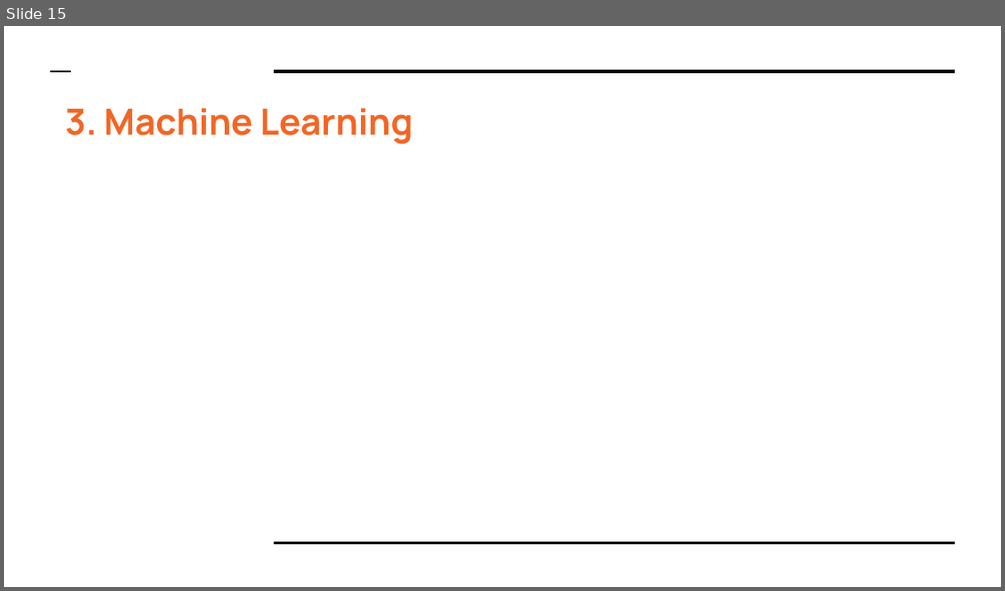
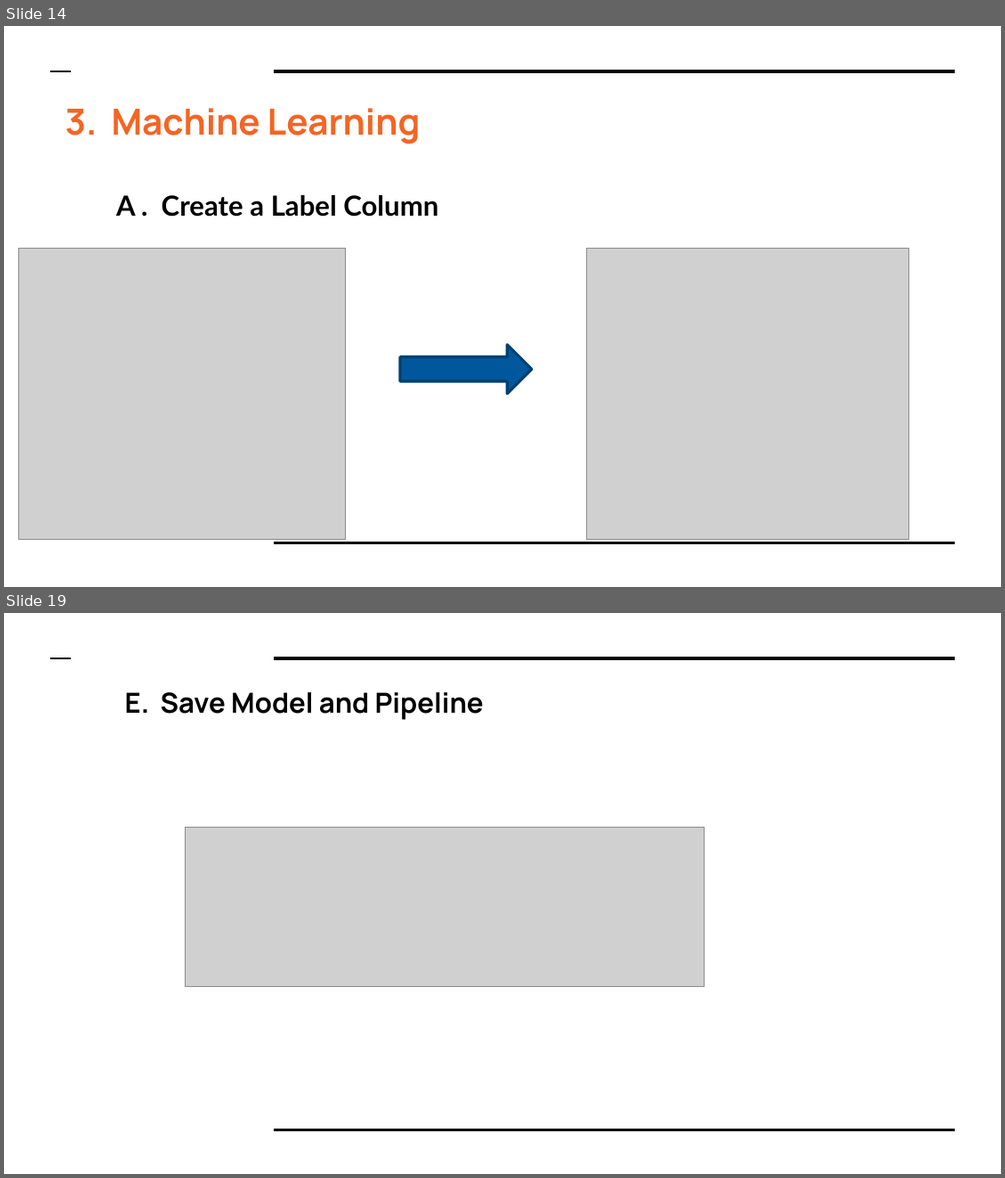
Before and after one commit to HoManLeung/Amazon-analysis, a slide deck: Final Project DS610.pptx. Shown one above the other, each under a label of ours: slide 15 before the commit, slides 14 and 19 after it; the slides between them are not shown. The pictures are 1005x591 and 1005x1178 pixels, drawn with LibreOffice and Linux fonts; fonts in the diff are those of the drawing; grey boxes stand for pictures. Boxes give left, top, right and bottom in pixels: in the first picture for what was removed or moved away, otherwise in the second. Text is boxed around its words. In the diff, an @@ line names an element or a change of style, - is before the commit and + after.

```diff
--- a/Final Project DS610.pptx
+++ b/Final Project DS610.pptx
@@ slide 19 added at (4, 613, 1001, 1174), background #FFFFFF; not listed: 3 template elements that a slide beside it also shows @@
@@ title added at (125, 692, 484, 720), 20 pt, text #000000, bold @@
+E. Save Model and Pipeline
@@ picture added at (185, 827, 704, 986) @@
@@ what was slide 15 is now slide 14 @@
@@ slide 14 changed as well @@
@@ title "3. Machine Learning" rewrapped from (65, 108, 413, 144) to (65, 108, 421, 144) @@
@@ text added at (116, 195, 438, 216), 20 pt, text #000000, bold @@
+A . Create a Label Column
@@ picture added at (19, 248, 346, 540) @@
@@ picture added at (586, 248, 908, 540) @@
@@ right arrow added at (400, 344, 531, 393), fill #01579B, outline #014073 2 pt @@
```
Also in this commit, not shown: 5 other slides changed, 6 other slides added, 1 slide removed.
